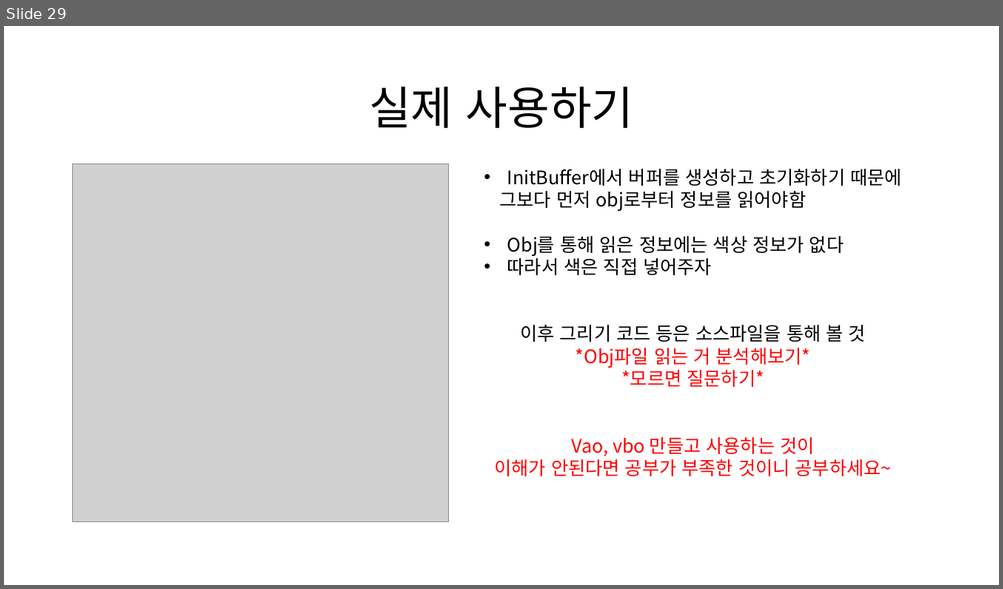
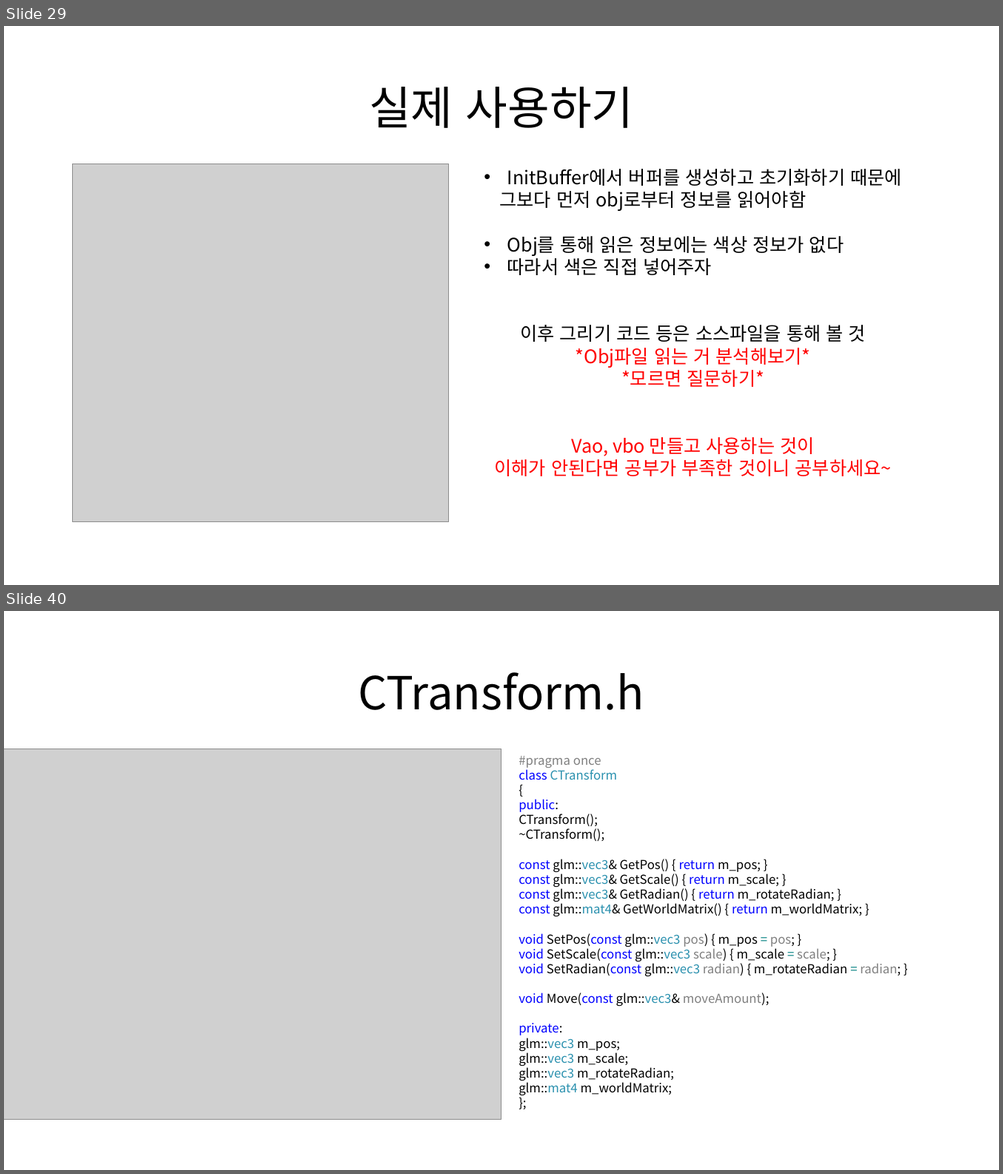
Before and after one commit to Kimseongtae9911/WarpOpenGL, a slide deck: 프레임워크.pptx. Shown one above the other, each under a label of ours: slide 29 before the commit, slides 29 and 40 after it; the slides between them are not shown. The pictures are 1003x589 and 1003x1174 pixels, drawn with LibreOffice and Linux fonts; fonts in the diff are those of the drawing; grey boxes stand for pictures. Boxes give left, top, right and bottom in pixels: in the first picture for what was removed or moved away, otherwise in the second. Text is boxed around its words. In the diff, an @@ line names an element or a change of style, - is before the commit and + after.

```diff
--- a/프레임워크.pptx
+++ b/프레임워크.pptx
@@ slide 40 added at [4,611,999,1170], background #FFFFFF @@
@@ title added at [358,672,644,710], 44 pt, text #000000 @@
+CTransform.h
@@ picture added at [4,749,502,1120] @@
@@ text added at [518,756,900,1096], 12 pt, text #000000 @@
+#pragma once
+class CTransform
+{
+public:
+CTransform();
+~CTransform();
+const glm::vec3& GetPos() { return m_pos; }
+const glm::vec3& GetScale() { return m_scale; }
+const glm::vec3& GetRadian() { return m_rotateRadian; }
+const glm::mat4& GetWorldMatrix() { return m_worldMatrix; }
+void SetPos(const glm::vec3 pos) { m_pos = pos; }
+void SetScale(const glm::vec3 scale) { m_scale = scale; }
+void SetRadian(const glm::vec3 radian) { m_rotateRadian = radian; }
+void Move(const glm::vec3& moveAmount);
+private:
+glm::vec3 m_pos;
+glm::vec3 m_scale;
+glm::vec3 m_rotateRadian;
+glm::mat4 m_worldMatrix;
+};
```
Also in this commit, not shown: 24 other slides added, 30 other files.
